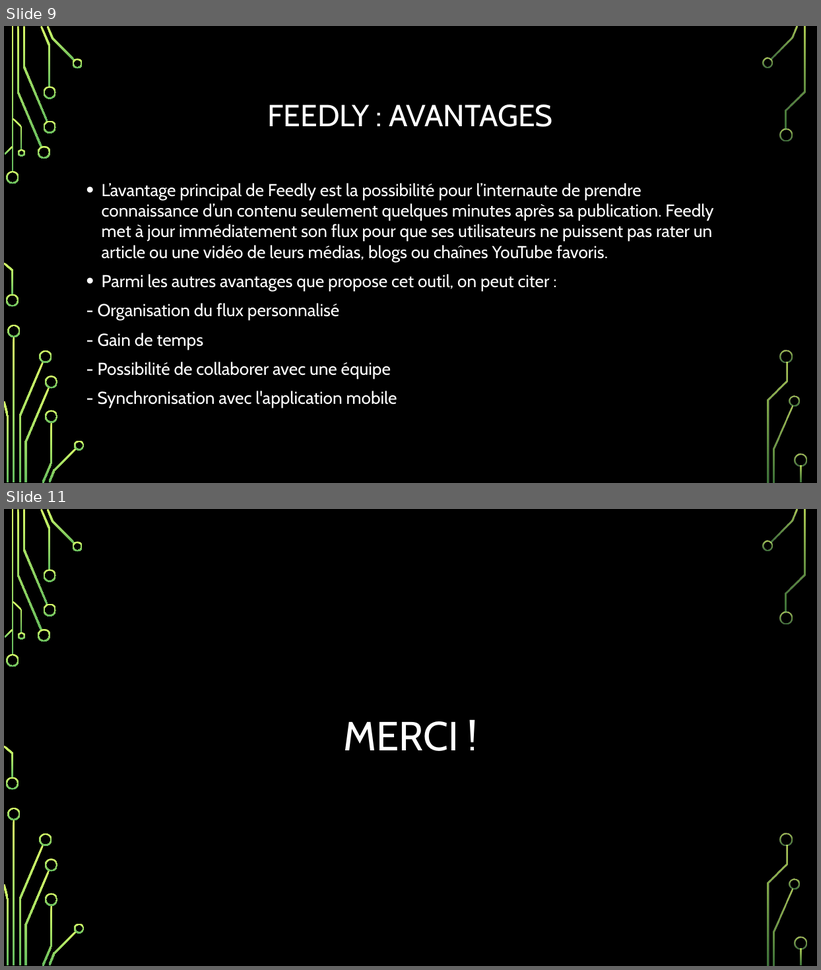
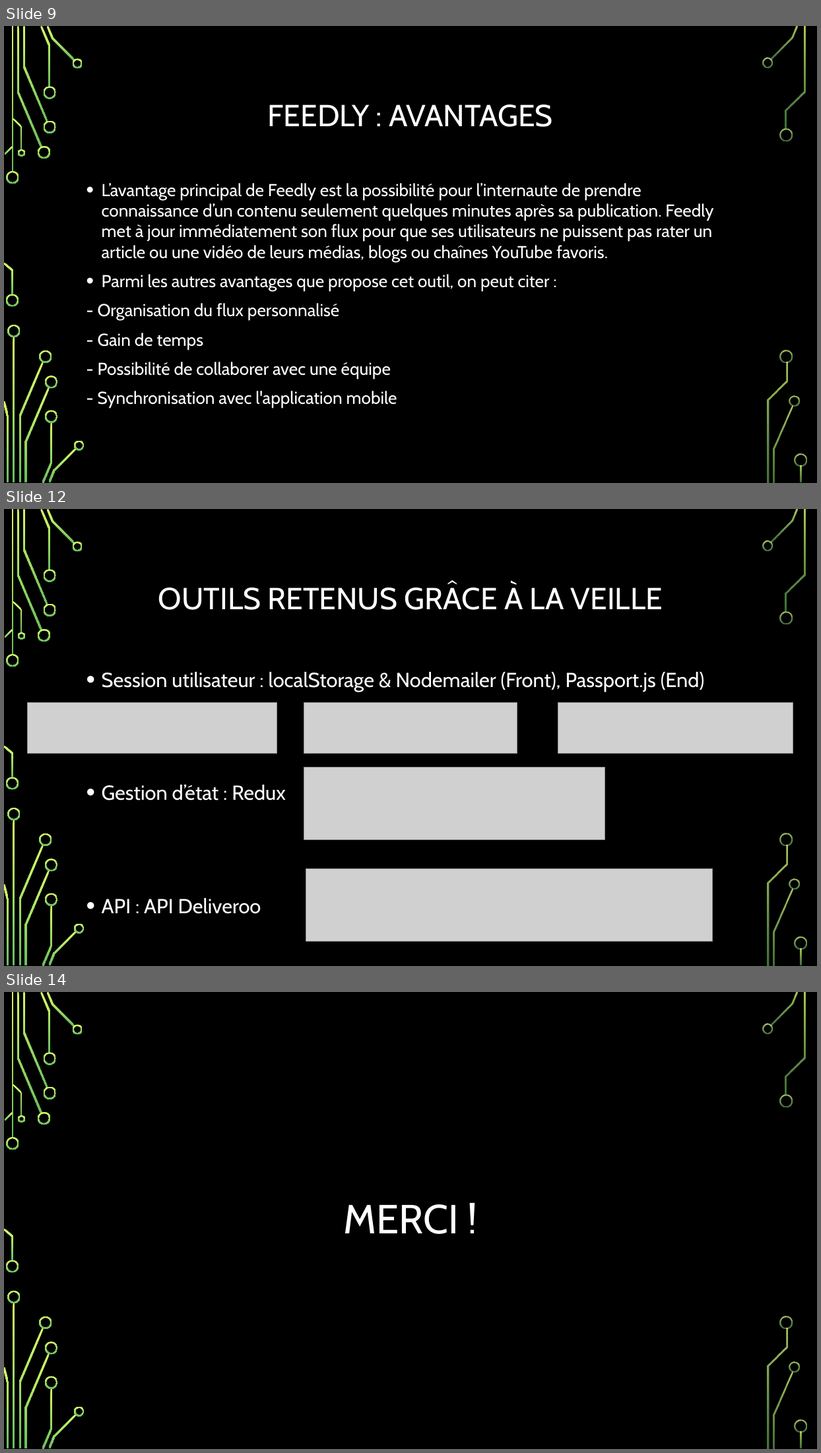
Before and after one commit to sunny-biard/MenuMaker, a slide deck: BIARD_Sunny_3_veille_052024.pptx. Shown one above the other, each under a label of ours: slides 9 and 11 before the commit, slides 9, 12 and 14 after it; the slides between them are not shown. The pictures are 821x970 and 821x1453 pixels, drawn with LibreOffice and Linux fonts; fonts in the diff are those of the drawing; grey boxes stand for pictures; background and template pictures are left out. Boxes give left, top, right and bottom in pixels: in the first picture for what was removed or moved away, otherwise in the second. Text is boxed around its words. In the diff, an @@ line names an element or a change of style, - is before the commit and + after.

```diff
--- a/BIARD_Sunny_3_veille_052024.pptx
+++ b/BIARD_Sunny_3_veille_052024.pptx
@@ slide 12 added at (x1=4, y1=509, x2=817, y2=966), background picture (left out); not listed: 36 template elements that a slide beside it also shows @@
@@ title added at (x1=158, y1=584, x2=663, y2=610), 36 pt, text #FFFFFF @@
+OUTILS RETENUS GRÂCE À LA VEILLE
@@ text added at (x1=102, y1=672, x2=705, y2=914), 24 pt, text #FFFFFF @@
+• Session utilisateur : localStorage & Nodemailer (Front), Passport.js (End)
+• Gestion d’état : Redux
+• API : API Deliveroo
@@ picture added at (x1=28, y1=703, x2=277, y2=754) @@
@@ picture added at (x1=304, y1=703, x2=517, y2=754) @@
@@ picture added at (x1=558, y1=703, x2=793, y2=754) @@
@@ picture added at (x1=304, y1=768, x2=605, y2=840) @@
@@ picture added at (x1=306, y1=869, x2=714, y2=941) @@
@@ what was slide 11 is now slide 14 @@
```
Also in this commit, not shown: 1 slide changed, 2 other slides added, 2 other files.
